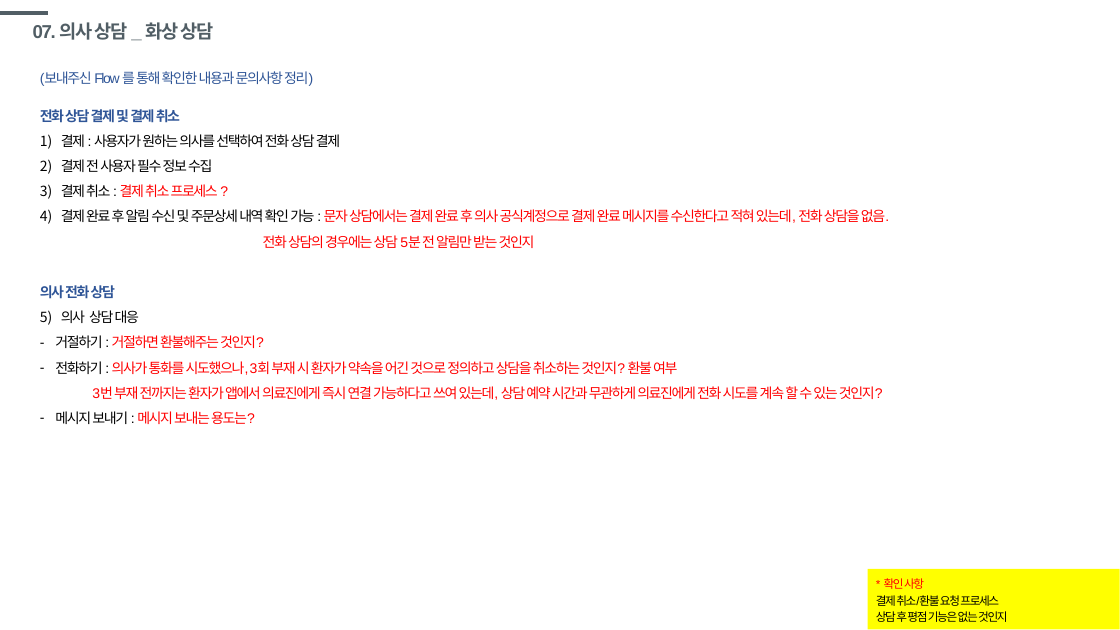
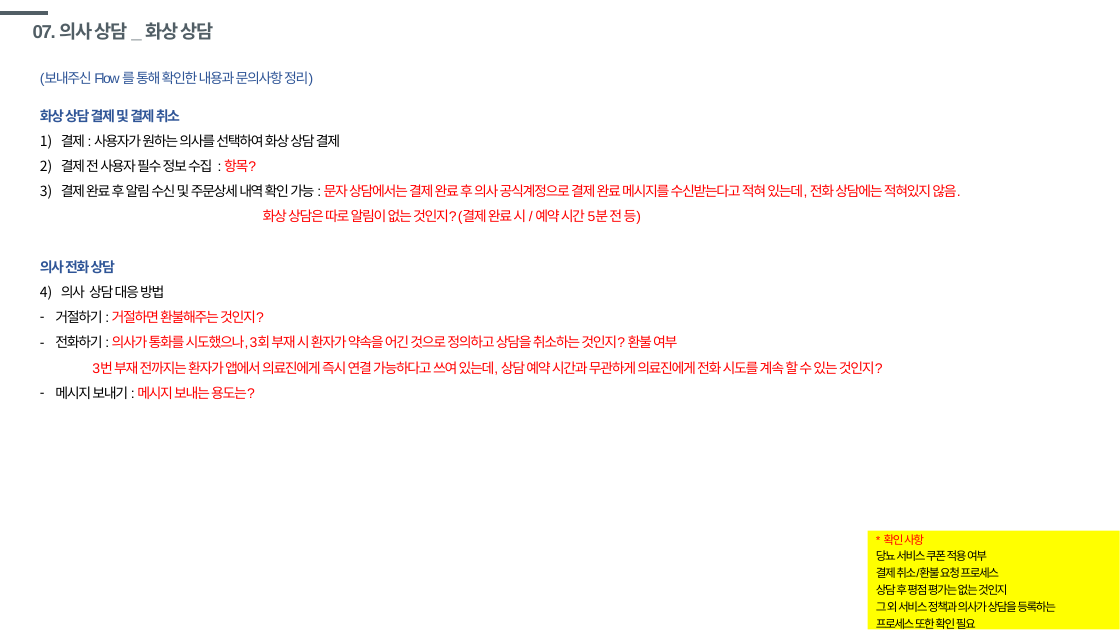
Before and after one commit to windsoccer/H160, a slide deck: slide 32 of 01 기획/SF_[건강160]당뇨_20191002.pptx (slide 33 before the commit). Drawn at 1120x630 pixels with LibreOffice and Linux fonts; fonts in the diff are those of the drawing. Boxes give left, top, right and bottom in pixels: in the first picture for what was removed or moved away, otherwise in the second. Text is boxed around its words. In the diff, an @@ line names an element or a change of style, - is before the commit and + after.

Commit message:
의사 상담>문자, 전화, 화상 상담 flow 추가

```diff
--- a/01 기획/SF_[건강160]당뇨_20191002.pptx
+++ b/01 기획/SF_[건강160]당뇨_20191002.pptx
@@ text at [40,109,960,224]: text changed @@
-전화 상담 결제 및 결제 취소
-1) 결제 : 사용자가 원하는 의사를 선택하여 전화 상담 결제
-2) 결제 전 사용자 필수 정보 수집
-3) 결제 취소 : 결제 취소 프로세스 ?
-4) 결제 완료 후 알림 수신 및 주문상세 내역 확인 가능 : 문자 상담에서는 결제 완료 후 의사 공식계정으로 결제 완료 메시지를 수신한다고 적혀 있는데, 전화 상담을 없음.
-전화 상담의 경우에는 상담 5분 전 알림만 받는 것인지
+화상 상담 결제 및 결제 취소
+1) 결제 : 사용자가 원하는 의사를 선택하여 화상 상담 결제
+2) 결제 전 사용자 필수 정보 수집 : 항목?
+3) 결제 완료 후 알림 수신 및 주문상세 내역 확인 가능 : 문자 상담에서는 결제 완료 후 의사 공식계정으로 결제 완료 메시지를 수신받는다고 적혀 있는데, 전화 상담에는 적혀있지 않음.
+화상 상담은 따로 알림이 없는 것인지? (결제 완료 시 / 예약 시간 5분 전 등)
@@ text at [61,285,164,298]: text changed @@
-1) 의사 상담 대응
+1) 의사 상담 대응 방법
@@ rectangle "* 확인 사항": place and size @@
-rectangle "* 확인 사항" at [868,569,1120,629]
+rectangle "* 확인 사항" at [868,531,1120,630]
@@ text in rectangle at [876,550,987,561]: paragraph added @@
+당뇨 서비스 쿠폰 적용 여부
@@ text in rectangle at [876,584,1056,630]: text changed @@
-상담 후 평점 기능은 없는 것인지
+상담 후 평점 평가는 없는 것인지
+그 외 서비스 정책과 의사가 상담을 등록하는
+프로세스 또한 확인 필요
```
Also in this commit, not shown: 10 other slides changed, 2 slides removed.
